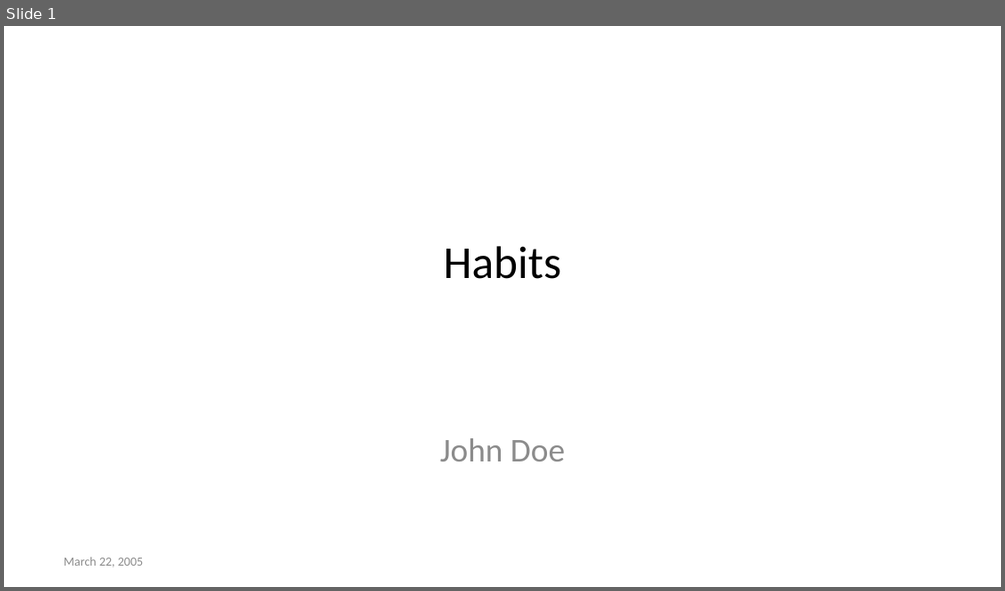
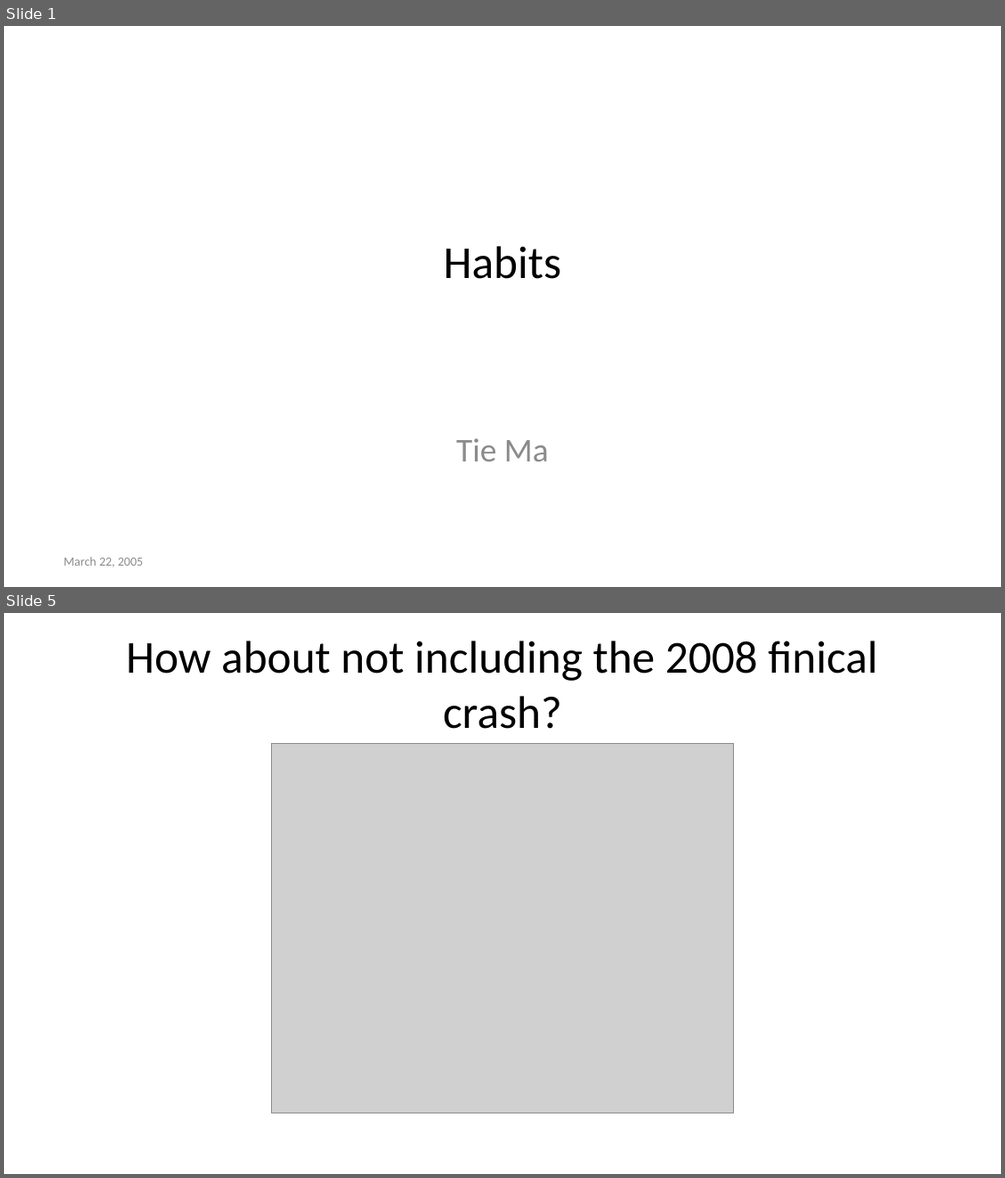
Before and after one commit to Allisterh/VAR_conditional_forecast-ECON-493-forcasting-economy, a slide deck: The research project/The_power_point.pptx. Shown one above the other, each under a label of ours: slide 1 before the commit, slides 1 and 5 after it; the slides between them are not shown. The pictures are 1005x591 and 1005x1178 pixels, drawn with LibreOffice and Linux fonts; fonts in the diff are those of the drawing; grey boxes stand for pictures. Boxes give left, top, right and bottom in pixels: in the first picture for what was removed or moved away, otherwise in the second. Text is boxed around its words. In the diff, an @@ line names an element or a change of style, - is before the commit and + after.

```diff
--- a/The research project/The_power_point.pptx
+++ b/The research project/The_power_point.pptx
@@ slide 5 added at (x1=4, y1=613, x2=1001, y2=1174), background #FFFFFF @@
@@ title added at (x1=126, y1=641, x2=877, y2=729), 33 pt, text #000000 @@
+How about not including the 2008 finical crash?
@@ picture added at (x1=271, y1=744, x2=734, y2=1113) @@
@@ slide 1 changed as well @@
@@ subtitle at (x1=456, y1=438, x2=549, y2=461): text changed @@
-John Doe
+Tie Ma
```
Also in this commit, not shown: 1 other slide changed, 11 other slides added, 6 slides removed, 7 other files.
